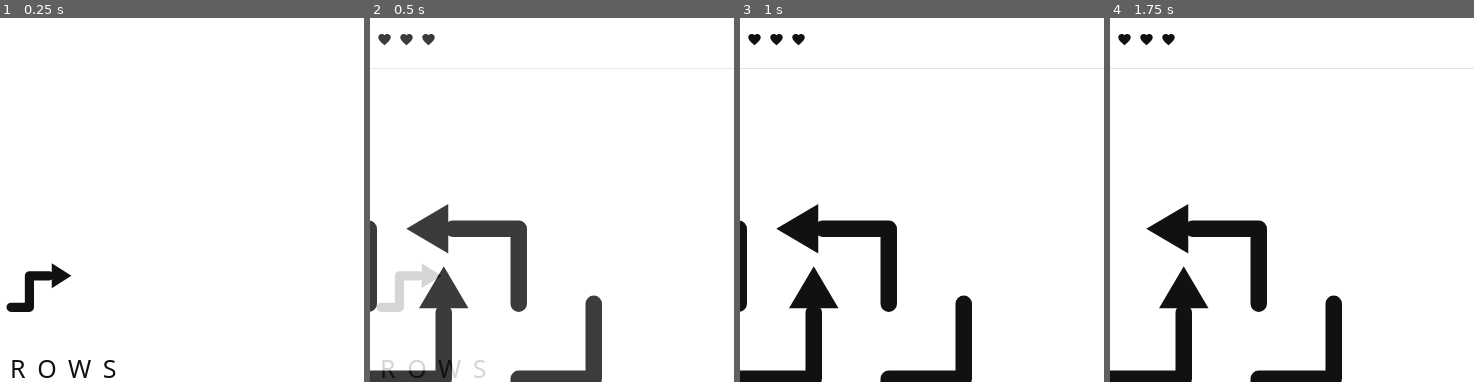
Above: before the commit, frames 1-4 (left to right).
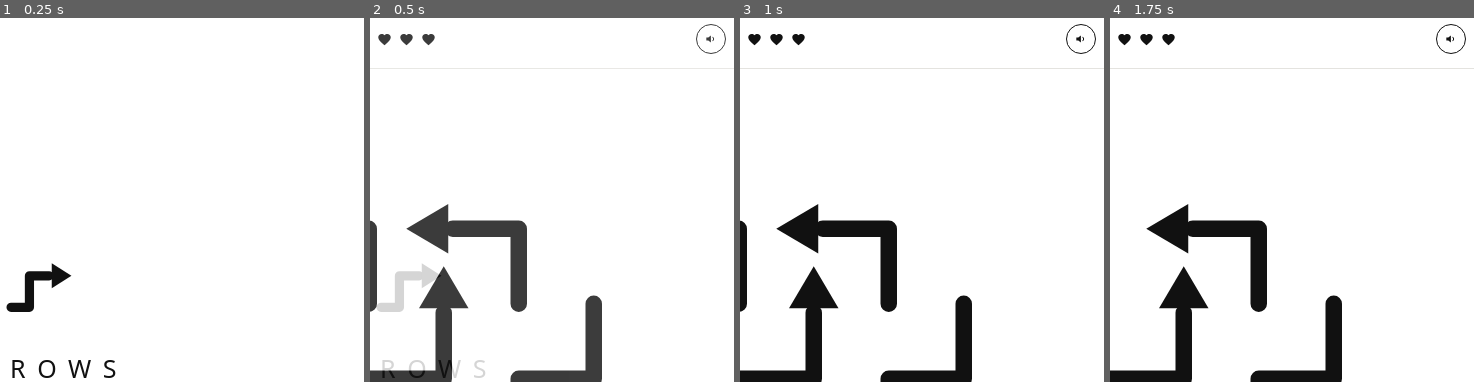
Above: after the commit, the same moments.

Repository: kobayashi-0510/Zsh-Arrow-puzzle
Game: browser game, page index.html
The game is run twice, just before and just after one commit, with the same random seed, the same clock (stepped at 60 frames per second) and the same inputs.
Inputs (mouse positions are % of the whole screen's width and height, from its top left):
- Up to frame 1 (0.25 s): no input
- Up to frame 2 (0.5 s): click "START" at 0.27 s
- Up to frame 3 (1 s): no input
- Up to frame 4 (1.75 s): click (50, 58) at 1.07 s; click "↻" at 1.27 s; click (31, 41) at 1.67 s
The pictures show only the part of the screen within x 45-95%, y 0-50%; the shares and areas given below are measured in that part.

Frame 1 is identical in both runs. In frame 2, 0.1% of the frame differs, in the area x 89-98%, y 1-10%; in frame 3, 0.1%; in frame 4, 0.1%.

Commit message:
Add files via upload

Diff:
--- a/index.html
+++ b/index.html
@@ -67,6 +67,10 @@
   }
   .icon-btn:hover{background:var(--ink);color:#fff}
   .icon-btn:active{transform:scale(.94)}
+  .icon-btn svg{display:block}
+  .icon-btn .slash{display:none}
+  .icon-btn.muted .wav{display:none}
+  .icon-btn.muted .slash{display:block}
 
   /* ---------- stage ---------- */
   #stage{
@@ -161,6 +165,13 @@
     </div>
     <div id="lives"></div>
     <div class="hud-right">
+      <button class="icon-btn" id="btnSound" title="音效开关 (M)">
+        <svg viewBox="0 0 24 24" width="14" height="14" aria-hidden="true">
+          <path d="M4 9.4h3.4L11.8 6v12L7.4 14.6H4z" fill="currentColor"/>
+          <path class="wav" d="M15.4 8.9a4.4 4.4 0 0 1 0 6.2" fill="none" stroke="currentColor" stroke-width="1.7" stroke-linecap="round"/>
+          <path class="slash" d="M5 19 19 5" fill="none" stroke="currentColor" stroke-width="1.7" stroke-linecap="round"/>
+        </svg>
+      </button>
       <button class="icon-btn" id="btnReset" title="重置本关 (R)">&#8635;</button>
     </div>
   </header>
@@ -251,6 +262,91 @@
     cell: 40, originX: 0, originY: 0, cw: 0, ch: 0,
     anims: [], shake: null, phase: 'play'
   };
+
+  // ---------------- 音效 ----------------
+  // 全部用 Web Audio 现场合成：不引外部音频文件，离线可用，体积为 0
+  var AC = null, MASTER = null, NOISE = null, combo = 0, comboT = 0;
+  var muted = false;
+  try { muted = localStorage.getItem('zsh_arrows_mute') === '1'; } catch (e) {}
+
+  function audio() {
+    if (!AC) {
+      var Ctor = window.AudioContext || window.webkitAudioContext;
+      if (!Ctor) return null;
+      AC = new Ctor();
+      MASTER = AC.createGain();
+      MASTER.gain.value = muted ? 0 : 0.9;
+      MASTER.connect(AC.destination);
+    }
+    if (AC.state === 'suspended') AC.resume();
+    return AC;
+  }
+
+  function tone(from, to, dur, gain, type, delay) {
+    var ac = audio();
+    if (!ac || muted) return;
+    var t0 = ac.currentTime + (delay || 0);
+    var osc = ac.createOscillator(), g = ac.createGain();
+    osc.type = type || 'sine';
+    osc.frequency.setValueAtTime(from, t0);
+    if (to && to !== from) osc.frequency.exponentialRampToValueAtTime(to, t0 + dur);
+    g.gain.setValueAtTime(0.0001, t0);
+    g.gain.exponentialRampToValueAtTime(gain, t0 + 0.008);
+    g.gain.exponentialRampToValueAtTime(0.0001, t0 + dur);
+    osc.connect(g); g.connect(MASTER);
+    osc.start(t0); osc.stop(t0 + dur + 0.03);
+  }
+
+  function hiss(dur, gain, freq, type) {
+    var ac = audio();
+    if (!ac || muted) return;
+    if (!NOISE) {
+      var len = Math.ceil(ac.sampleRate * 0.2);
+      NOISE = ac.createBuffer(1, len, ac.sampleRate);
+      var d = NOISE.getChannelData(0);
+      for (var i = 0; i < len; i++) d[i] = (Math.random() * 2 - 1) * Math.pow(1 - i / len, 3);
+    }
+    var src = ac.createBufferSource(); src.buffer = NOISE;
+    var f = ac.createBiquadFilter();
+    f.type = type || 'bandpass'; f.frequency.value = freq; f.Q.value = 1.1;
+    var g = ac.createGain(); g.gain.value = gain;
+    src.connect(f); f.connect(g); g.connect(MASTER);
+    src.start(ac.currentTime, 0, dur);
+  }
+
+  // 剥离成功：带五声音阶递进的小“啵”，连击越高越亮
+  function sfxPop() {
+    var now = performance.now();
+    combo = (now - comboT > 1400) ? 0 : Math.min(combo + 1, 7);
+    comboT = now;
+    var semis = [0, 2, 4, 7, 9, 12, 14, 16][combo];
+    var f = 392 * Math.pow(2, semis / 12);
+    tone(f * 1.18, f, 0.13, 0.16, 'sine');
+    hiss(0.045, 0.07, 2400, 'highpass');
+  }
+
+  // 被挡住：闷闷的一声，不刺耳
+  function sfxBlock() {
+    tone(190, 120, 0.10, 0.13, 'sine');
+    hiss(0.05, 0.05, 800, 'lowpass');
+  }
+
+  function sfxClick() { hiss(0.03, 0.045, 2800, 'highpass'); }
+
+  function sfxClear() {
+    var notes = [523.25, 659.25, 783.99, 1046.5];
+    for (var i = 0; i < notes.length; i++) tone(notes[i], 0, 0.55, 0.11, 'sine', i * 0.085);
+  }
+
+  function sfxDead() { tone(240, 96, 0.55, 0.14, 'triangle'); }
+
+  function setMuted(v) {
+    muted = !!v;
+    try { localStorage.setItem('zsh_arrows_mute', muted ? '1' : '0'); } catch (e) {}
+    if (MASTER) MASTER.gain.value = muted ? 0 : 0.9;
+    var b = document.getElementById('btnSound');
+    if (b) b.classList.toggle('muted', muted);
+  }
 
   // ---------------- 关卡流程 ----------------
   function loadLevel(i) {
@@ -445,17 +541,21 @@
       else if (a.d[1] === 1) dist = h - 1 - head[1];
       else dist = head[1];
       S.anims.push({ i: idx, t0: performance.now(), dur: 400, sMax: a.p.length - 1 + dist + 1 });
+      sfxPop();
       syncHud();
       if (S.arrows.every(function (v) { return !v.alive; })) {
         S.phase = 'clear';
+        setTimeout(sfxClear, 300);
         setTimeout(finishLevel, 460);
       }
     } else {
       S.lives = Math.max(0, S.lives - 1);
       S.shake = { i: idx, blocker: blocker, t0: performance.now(), dur: 380 };
+      sfxBlock();
       syncHud();
       if (S.lives <= 0) {
         S.phase = 'dead';
+        setTimeout(sfxDead, 160);
         setTimeout(function () { showOverlay('dead'); }, 420);
       }
     }
@@ -510,6 +610,7 @@
     }
     var k = ev.key.toLowerCase();
     if (k === 'r') resetLevel();
+    else if (k === 'm') { setMuted(!muted); if (!muted) sfxClick(); }
     else if (k === 'n' && S.li < LEVELS.length - 1) loadLevel(S.li + 1);
     else if (/^[0-9]$/.test(k)) {
       var n = (k === '0') ? 10 : +k;
@@ -543,7 +644,18 @@
   }
   window.addEventListener('error', function (e) { reportError(e.error || e.message); });
 
-  document.getElementById('btnReset').addEventListener('click', resetLevel);
+  document.getElementById('btnReset').addEventListener('click', function () {
+    sfxClick();
+    resetLevel();
+  });
+
+  document.getElementById('btnSound').addEventListener('click', function () {
+    setMuted(!muted);
+    if (!muted) sfxClick();
+  });
+
+  // 结算层的按钮（NEXT / RETRY / RESTART）统一补一个点击音
+  document.getElementById('ovBtn').addEventListener('click', sfxClick);
 
   // 容器尺寸变化时重新排版，避免画布尺寸与显示尺寸脱节
   if (window.ResizeObserver) {
@@ -560,6 +672,7 @@
     app.classList.add('on');     // 先显示，否则量不到舞台尺寸
     started = true;
     loadLevel(0);
+    sfxClick();
     home.classList.add('gone');
     setTimeout(function () { home.style.display = 'none'; }, 520);
   }
@@ -567,6 +680,7 @@
   document.getElementById('btnStart').addEventListener('click', startGame);
 
   buildHearts();
+  setMuted(muted);   // 把上次的静音状态同步到按钮上
 
   if (!LEVELS.length) {
     document.getElementById('home').style.display = 'none';
